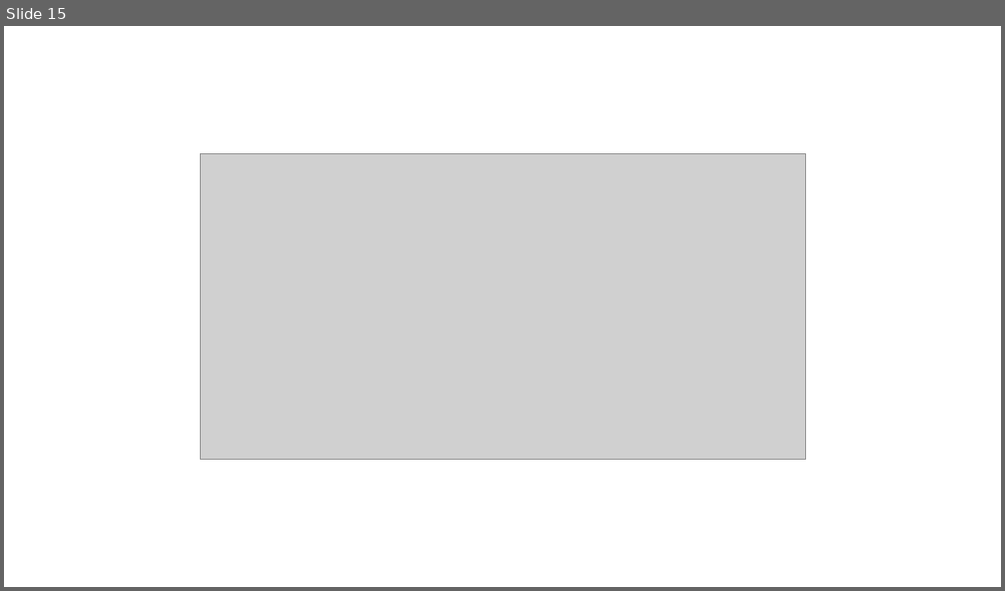
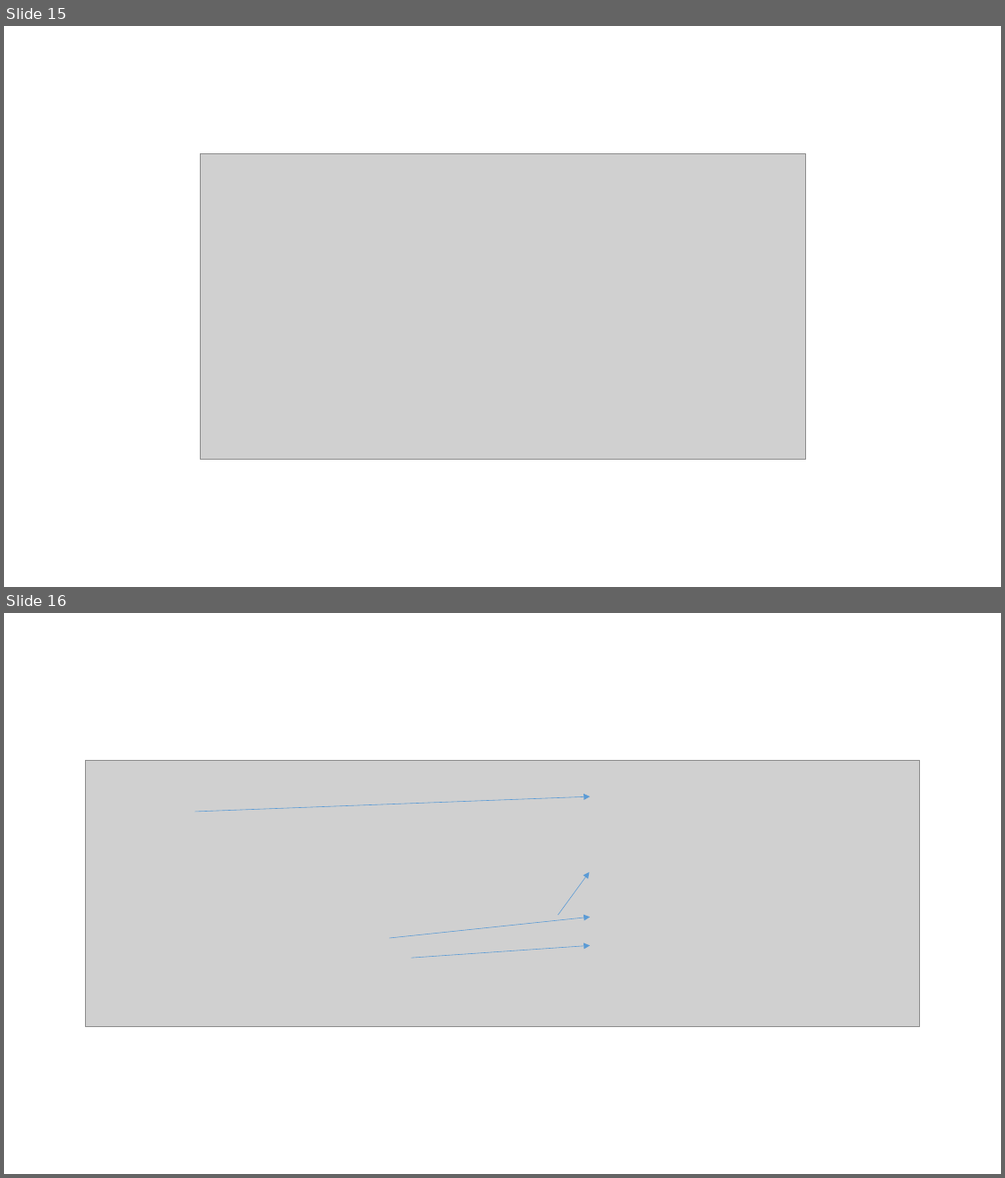
Before and after one commit to 4080E074/cs4_high_E074, a slide deck: Xampp伺服器安裝作業.pptx. Shown one above the other, each under a label of ours: slide 15 before the commit, slides 15 and 16 after it. The pictures are 1005x591 and 1005x1178 pixels, drawn with LibreOffice and Linux fonts; fonts in the diff are those of the drawing; grey boxes stand for pictures. Boxes give left, top, right and bottom in pixels: in the first picture for what was removed or moved away, otherwise in the second. Text is boxed around its words. In the diff, an @@ line names an element or a change of style, - is before the commit and + after.

```diff
--- a/Xampp伺服器安裝作業.pptx
+++ b/Xampp伺服器安裝作業.pptx
@@ slide 16 added at (x1=4, y1=613, x2=1001, y2=1174), background #FFFFFF @@
@@ picture added at (x1=86, y1=761, x2=920, y2=1027) @@
@@ arrow added from (194, 811) to (591, 796), #5B9BD5 0.5 pt @@
@@ arrow added from (558, 915) to (590, 872), #5B9BD5 0.5 pt @@
@@ arrow added from (389, 938) to (591, 916), #5B9BD5 0.5 pt @@
@@ arrow added from (412, 957) to (591, 946), #5B9BD5 0.5 pt @@
```
Also in this commit, not shown: 3 other slides added, 4 slides removed.
